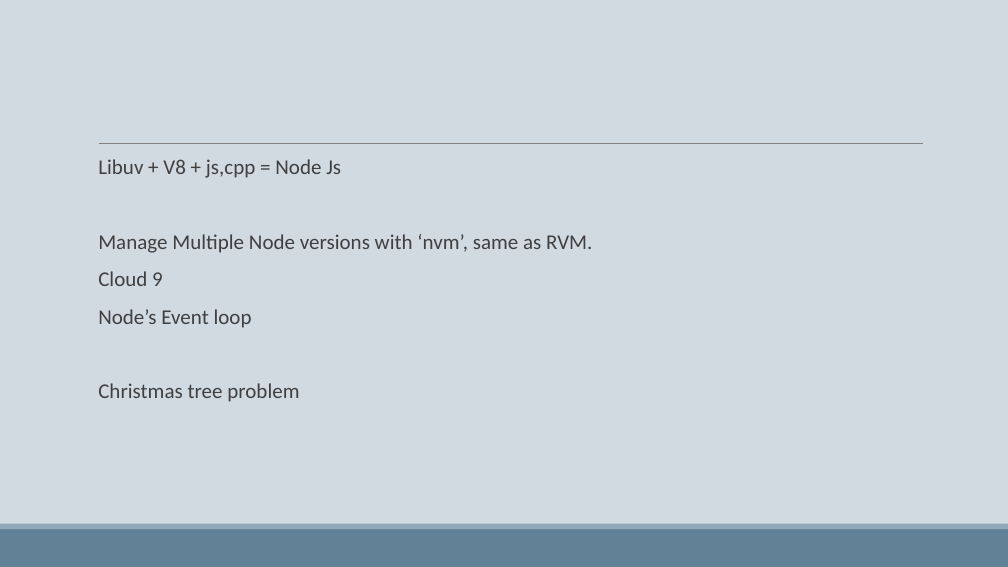
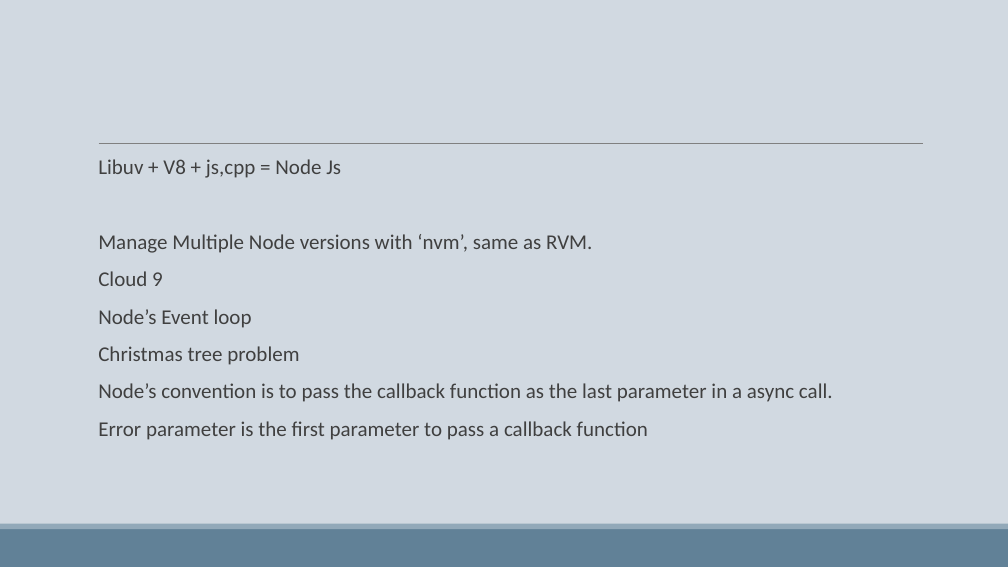
Before and after one commit to down--2--earth/Pluralsight, a slide deck: slide 3 of PPT/Node-JS.pptx. Drawn at 1008x567 pixels with LibreOffice and Linux fonts; fonts in the diff are those of the drawing. Boxes give left, top, right and bottom in pixels: in the first picture for what was removed or moved away, otherwise in the second. Text is boxed around its words. In the diff, an @@ line names an element or a change of style, - is before the commit and + after.

Commit message:
added slides

```diff
--- a/PPT/Node-JS.pptx
+++ b/PPT/Node-JS.pptx
@@ text at [98, 383, 833, 440]: paragraphs added @@
+  Node’s convention is to pass the callback function as the last parameter in a async call.
+  Error parameter is the first parameter to pass a callback function
```
Also in this commit, not shown: 2 slides added.
